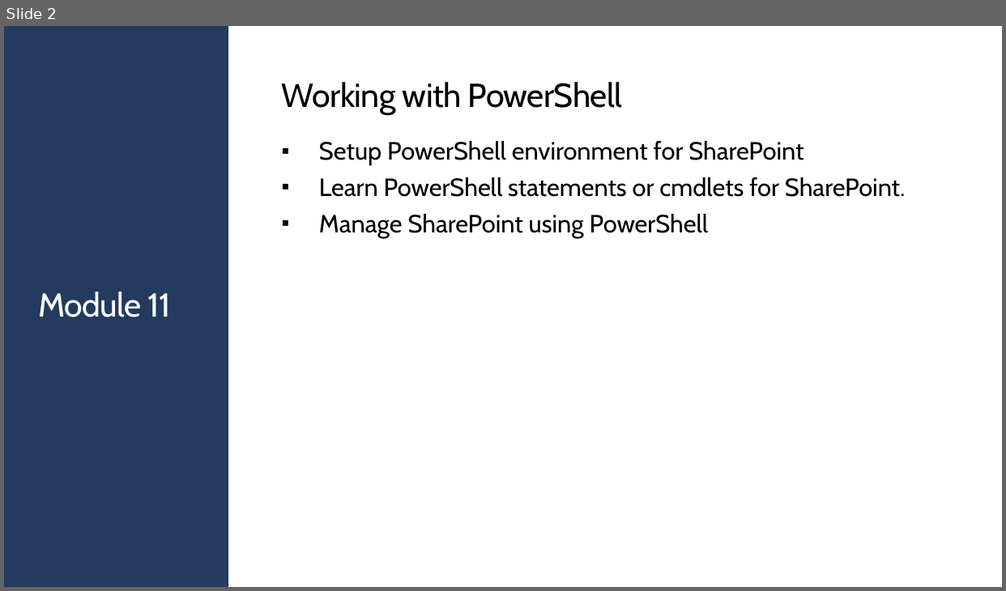
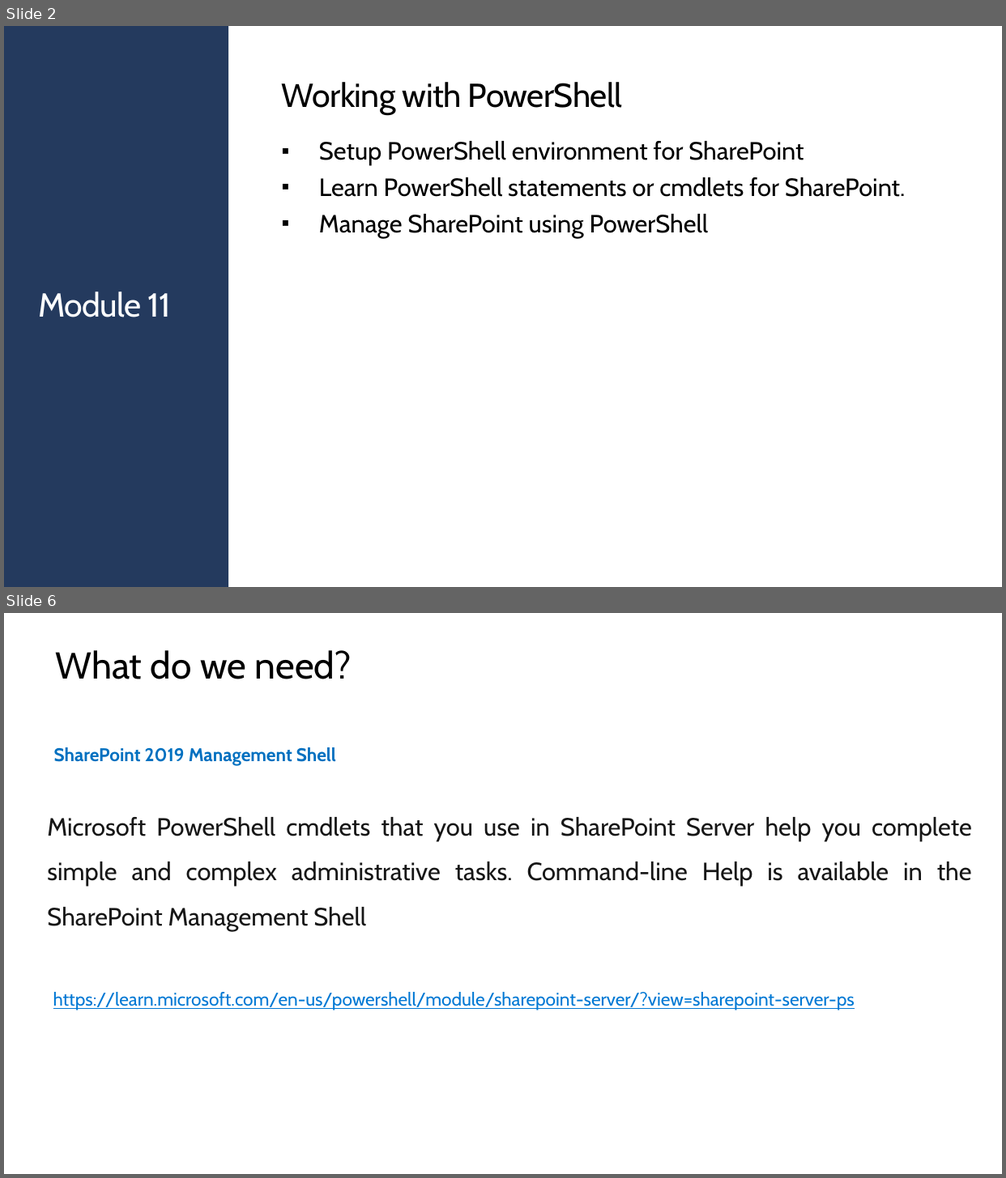
Before and after one commit to JPOWER4/SharePoint-2019-Training, a slide deck: Microsoft SharePoint 2019 Module 11.pptx. Shown one above the other, each under a label of ours: slide 2 before the commit, slides 2 and 6 after it; the slides between them are not shown. The pictures are 1006x591 and 1006x1178 pixels, drawn with LibreOffice and Linux fonts; fonts in the diff are those of the drawing. Boxes give left, top, right and bottom in pixels: in the first picture for what was removed or moved away, otherwise in the second. Text is boxed around its words. In the diff, an @@ line names an element or a change of style, - is before the commit and + after.

```diff
--- a/Microsoft SharePoint 2019 Module 11.pptx
+++ b/Microsoft SharePoint 2019 Module 11.pptx
@@ slide 6 added at [4, 613, 1002, 1174], background #FFFFFF @@
@@ text added at [55, 650, 351, 679], 36 pt, text #000000 @@
+What do we need?
@@ text added at [54, 747, 336, 766], 17.6 pt, text #0070C0, bold @@
+SharePoint 2019 Management Shell
@@ text added at [47, 817, 972, 931], 24 pt, text #161616 @@
+Microsoft PowerShell cmdlets that you use in SharePoint Server help you complete simple and complex administrative tasks. Command-line Help is available in the SharePoint Management Shell
@@ text added at [53, 992, 854, 1011], 17.6 pt, text #0078D4, underline @@
+https://learn.microsoft.com/en-us/powershell/module/sharepoint-server/?view=sharepoint-server-ps
```
Also in this commit, not shown: 5 other slides added, 3 slides removed, 1 other file.
